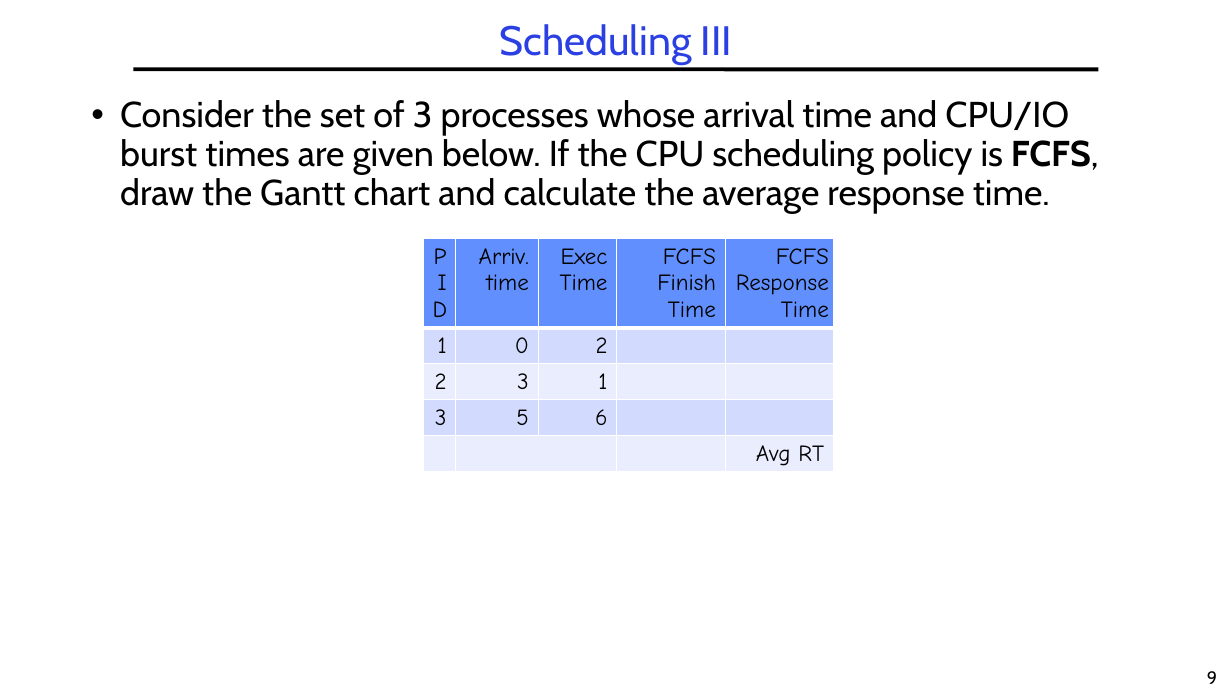
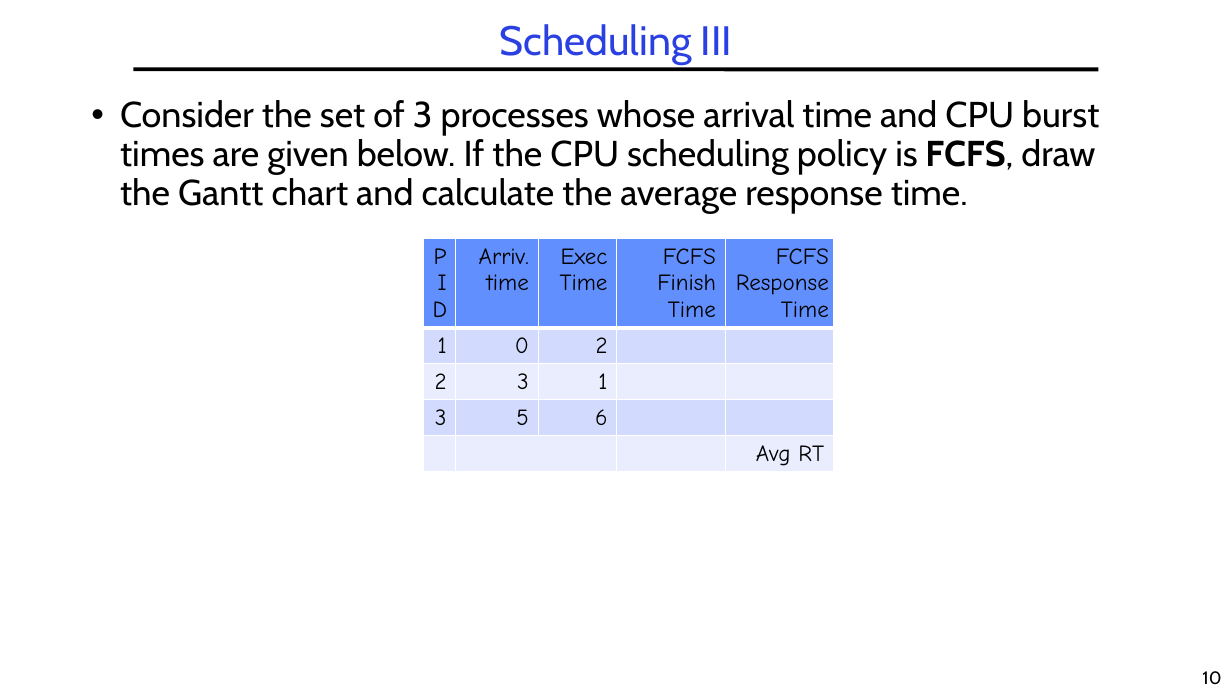
Before and after one commit to guhofstra/CSC256Fa25, a slide deck: slide 10 of PPTs/L5-Exercises ANS.pptx (slide 9 before the commit). Drawn at 1232x693 pixels with LibreOffice and Linux fonts; fonts in the diff are those of the drawing. Boxes give left, top, right and bottom in pixels: in the first picture for what was removed or moved away, otherwise in the second. Text is boxed around its words. In the diff, an @@ line names an element or a change of style, - is before the commit and + after.

```diff
--- a/PPTs/L5-Exercises ANS.pptx
+++ b/PPTs/L5-Exercises ANS.pptx
@@ text at [120,100,1099,214]: text changed @@
-• Consider the set of 3 processes whose arrival time and CPU/IO burst times are given below. If the CPU scheduling policy is FCFS, draw the Gantt chart and calculate the average response time.
+• Consider the set of 3 processes whose arrival time and CPU burst times are given below. If the CPU scheduling policy is FCFS, draw the Gantt chart and calculate the average response time.
@@ page number at [1202,671,1221,684]: text changed @@
-9
+10
```
Also in this commit, not shown: 7 other slides changed, 1 slide added, 3 other files.
